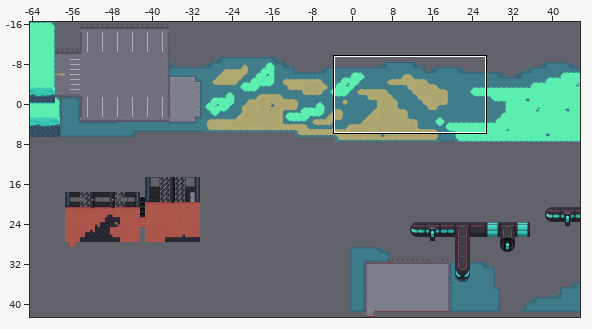
Two versions of a level (Tiled map, Rooms/Area7/7-1/7-1.tmx). Above, an overview of the earlier version with the close-up marked.
Close-up. Old version:
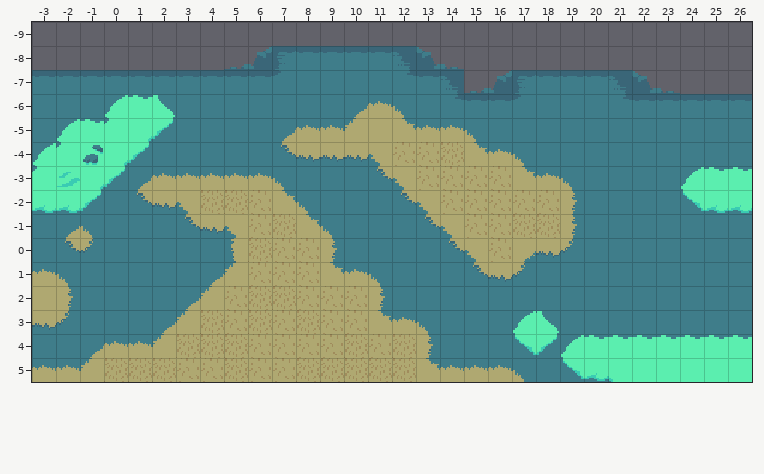
Cells are 16x16 px. Shown: x -3..26, y -9..5. The commit also changed other parts of the map, which this record leaves out. Tiles whose own drawing changed are shown in their newer look in all pictures.
Once edited:
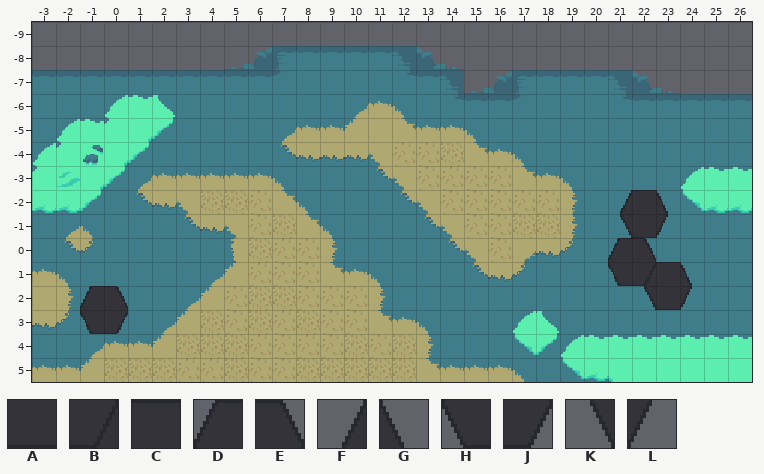
Key: from "bg_neracla_01": A 210, B 241, C 242, D 274, E 275, F 276, G 277, H 306, J 307, K 308, L 309.
_ is an empty cell.
The exact change:
Changed rows in their new state; . is an unchanged cell.
Layer "grassstuff":
first column x -1:
-2 ......................FCG.
-1 ......................KAL.
 0 ......................DE..
 1 ......................HBCG
 2 DE.....................KAL
 3 HJ........................
